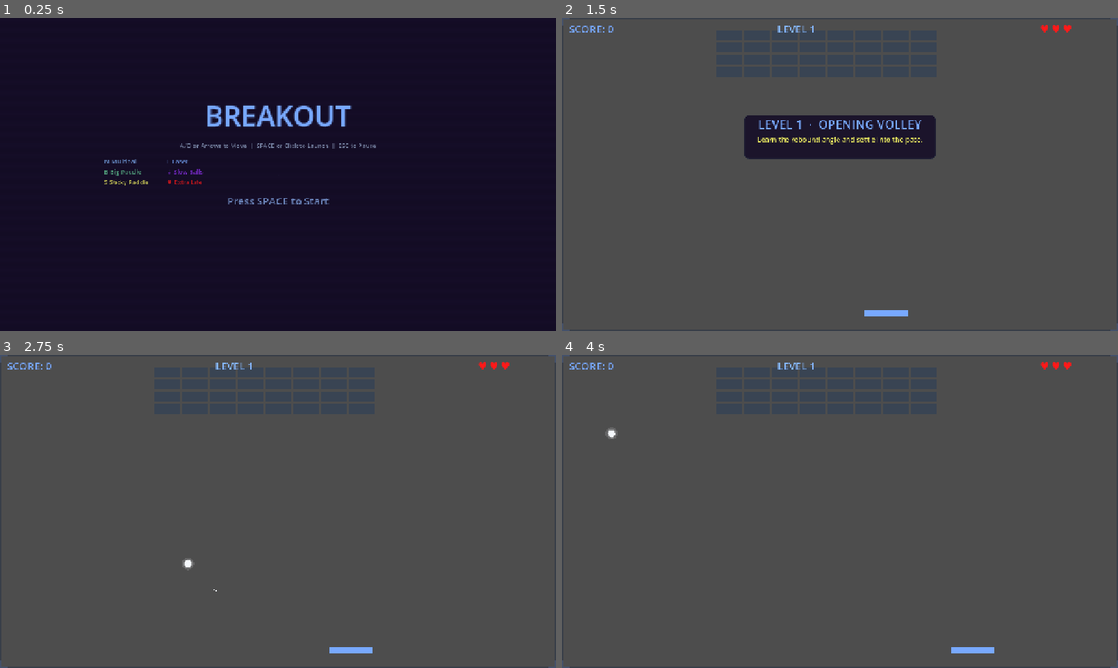
Above: before the commit, frames 1-4 (two rows, left to right).
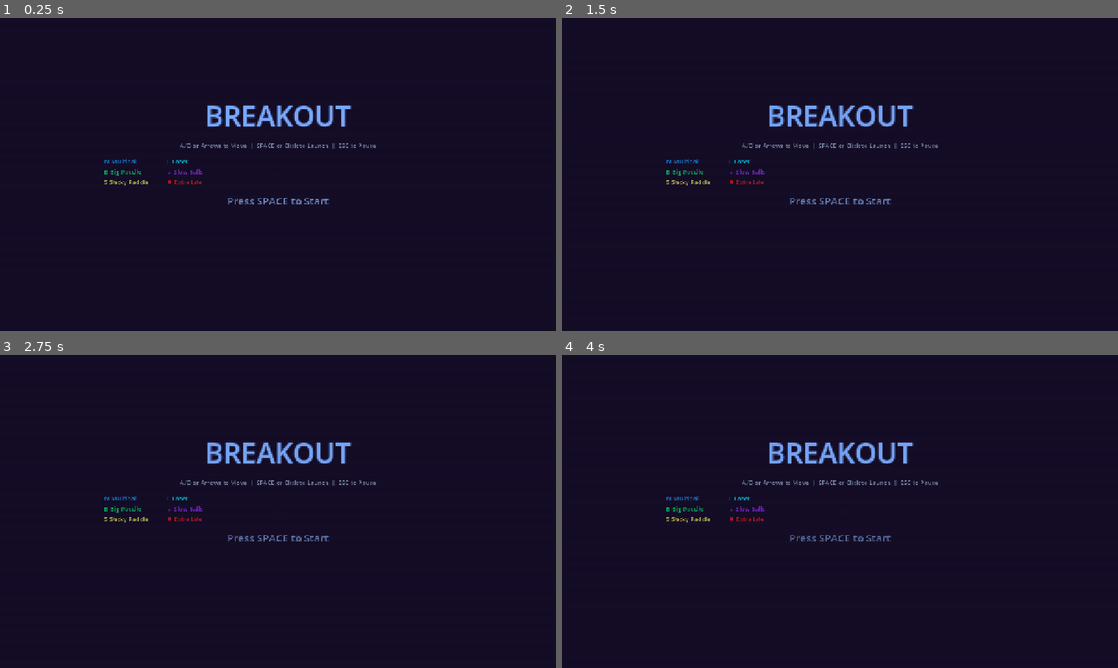
Above: after the commit, the same moments.

Repository: andwich/Breakout
Game: Godot game, scene res://ui/title_screen.tscn
Same seed, same stepped clock (60 frames per second), same inputs: the game is played once before the commit and once after it.
Inputs (mouse positions are in pixels of both pictures, inside the frame that each line leads up to):
- Up to frame 1 (0.25 s): no input
- Up to frame 2 (1.5 s): tap Enter (ui_accept) at 0.5, 0.77, 1.25 s; move the mouse to (962, 158) at 0.52 s; press the mouse at (962, 158) at 0.53 s; hold D (move_right) 0.53-1.28 s; move the mouse to (728, 190) at 1.27 s; release the mouse at (728, 190) at 1.28 s; hold A (move_left) from 1.28 s (still down); tap M at 1.35 s
- Up to frame 3 (2.75 s): tap Enter (ui_accept) at 1.52 s; tap Space at 2 s; move the mouse to (333, 442) at 2.02 s; release A (move_left) at 2.03 s; press the mouse at (333, 442) at 2.03 s; hold D (move_right) from 2.03 s (still down)
- Up to frame 4 (4 s): tap Enter (ui_accept) at 2.75, 3.02, 3.5, 3.77 s; move the mouse to (812, 574) at 2.77 s; release the mouse at (812, 574) at 2.78 s; tap M at 2.85 s; move the mouse to (1006, 558) at 3.52 s; release D (move_right) at 3.53 s; press the mouse at (1006, 558) at 3.53 s; hold A (move_left) from 3.53 s (still down)

The runs differ from the first frame. In frame 1, 0.1% of the frame differs, in the area x 18-34%, y 45-51%; in frame 2, 96%; in frame 3, 100%; in frame 4, 100%, in the area x 0-100%, y 0-100%.

Commit message:
Session 29: retheme calm dashboard -> neon arcade
- game_theme.gd: neon palette (near-black bg, cyan/green/yellow/magenta), HUD/callout font sizes
- level_defs.gd + level_builder.gd: authored layout masks for levels 1-2, 8-color ROW_COLORS bands
- hud.tscn/gd: neon role colors, large callout fonts
- paddle/ball halos, main.tscn background overlay, combo label color
- project.godot: Mono-Bold default font entry (wiring broken, fixed in follow-up)
- docs: changelog/history/retro_0815, archive older feedback docs

Diff:
--- a/autoload/game_theme.gd
+++ b/autoload/game_theme.gd
@@ -1,34 +1,36 @@
 extends Node
 
 
-# Workspace surfaces
-const BACKGROUND := Color("#0B0D12")
-const SURFACE := Color("#121722")
-const SURFACE_ELEVATED := Color("#1A2130")
-const BORDER_SUBTLE := Color("#2B3445")
-const BORDER_STRONG := Color("#44516A")
+# Playfield and chrome
+const BACKGROUND := Color("#03050B")
+const SURFACE := Color("#070B14")
+const SURFACE_ELEVATED := Color("#0A1020")
+const BORDER_SUBTLE := Color("#00C9E8", 0.38)
+const BORDER_STRONG := Color("#00E5FF", 0.85)
 
-# Typography and semantic state
-const TEXT_PRIMARY := Color("#E7EDF7")
-const TEXT_MUTED := Color("#93A1B5")
-const ACCENT := Color("#78A9FF")
-const SUCCESS := Color("#67D49B")
-const WARNING := Color("#F2C66D")
-const DANGER := Color("#F17B7B")
-const INFO := Color("#85B8FF")
+# HUD and state roles
+const TEXT_PRIMARY := Color("#F7FBFF")
+const TEXT_MUTED := Color("#7F91AD")
+const ACCENT := Color("#00E5FF")      # Score / normal paddle / cyan bricks
+const SUCCESS := Color("#00F07A")     # GO / wide paddle / green bricks
+const WARNING := Color("#FFD400")     # Level / transitions / yellow bricks
+const DANGER := Color("#FF167F")      # Lives / hazards / pink bricks
+const INFO := Color("#189CFF")        # Blue bricks and utility indicators
 
 # Gameplay material roles
-const BRICK_STANDARD := Color("#334155")
-const BRICK_DURABLE := Color("#52627A")
-const BRICK_BOSS := Color("#865E9C")
-const BALL := Color("#F4F7FB")
+const BRICK_STANDARD := ACCENT
+const BRICK_DURABLE := Color("#FF7A00")
+const BRICK_BOSS := Color("#FF167F")
+const BALL := Color("#FFFFFF")
 const PADDLE := ACCENT
 const PADDLE_STICKY := WARNING
 const PADDLE_WIDE := SUCCESS
 
-# Spacing and panel layout
-const PANEL_RADIUS := 8
-const PANEL_MARGIN := Vector2i(12, 8)
+# Typography and layout
+const HUD_FONT_SIZE := 22
+const CALLOUT_FONT_SIZE := 76
+const PANEL_RADIUS := 0
+const PANEL_MARGIN := Vector2i(18, 12)
 
 # Temporary compatibility aliases: remove only after all consumers migrate.
 const NEON_BG := BACKGROUND
--- a/entities/ball.tscn
+++ b/entities/ball.tscn
@@ -19,6 +19,15 @@
 collision_layer = 2
 collision_mask = 37
 
+[node name="Glow" type="ColorRect" parent="."]
+mouse_filter = 2
+show_behind_parent = true
+offset_left = -11.0
+offset_top = -11.0
+offset_right = 11.0
+offset_bottom = 11.0
+color = Color(1.0, 1.0, 1.0, 0.22)
+
 [node name="CollisionShape2D" type="CollisionShape2D" parent="."]
 shape = SubResource("CircleShape2D_l8q2b")
 
--- a/entities/paddle.tscn
+++ b/entities/paddle.tscn
@@ -10,6 +10,15 @@
 collision_layer = 1
 collision_mask = 0
 
+[node name="Glow" type="ColorRect" parent="."]
+mouse_filter = 2
+show_behind_parent = true
+offset_left = -58.0
+offset_top = -13.0
+offset_right = 58.0
+offset_bottom = 13.0
+color = Color(0.0, 0.9, 1.0, 0.18)
+
 [node name="CollisionShape2D" type="CollisionShape2D" parent="."]
 shape = SubResource("RectangleShape2D_6ai3q")
 
--- a/game/level_builder.gd
+++ b/game/level_builder.gd
@@ -9,12 +9,15 @@
 func build_level(container: Node, brick_scene: PackedScene, viewport_size: Vector2, config: Dictionary, on_destroyed: Callable) -> int:
 	var cols: int = config["cols"]
 	var rows: int = config["rows"]
-	var total_w := float(cols * (BRICK_W + BRICK_PAD) - BRICK_PAD)
-	var start_x := (viewport_size.x - total_w) / 2.0
+	var layout: Array = config.get("layout", [])
+	var total_width := float(cols * (BRICK_W + BRICK_PAD) - BRICK_PAD)
+	var start_x := (viewport_size.x - total_width) * 0.5
 	var count := 0
 
 	for row in range(rows):
 		for col in range(cols):
+			if not _cell_is_filled(layout, row, col):
+				continue
 			var brick := brick_scene.instantiate() as Brick
 			brick.position = Vector2(start_x + col * (BRICK_W + BRICK_PAD), START_Y + row * (BRICK_H + BRICK_PAD))
 			_configure_brick(brick, row, col, rows, config)
@@ -24,17 +27,15 @@
 
 	return count
 
-const ROW_COLORS := [
-	Color(1.0, 0.1, 0.1),   # row 0 — red
-	Color(1.0, 0.5, 0.1),   # row 1 — orange
-	Color(1.0, 1.0, 0.2),   # row 2 — yellow
-	Color(GameTheme.SUCCESS),   # row 3 — lime
-	Color(GameTheme.ACCENT),    # row 4 — cyan
-	Color(0.3, 0.5, 1.0),       # row 5 — blue
-	Color(GameTheme.BRICK_BOSS),# row 6 — purple
-	Color(GameTheme.INFO),      # row 7 — magenta
-	Color(0.9, 0.9, 0.9),   # row 8 — white
-	Color(0.6, 1.0, 0.8),   # row 9 — mint
+const ROW_COLORS: Array[Color] = [
+	Color("#12E8FF"), # Cyan
+	Color("#11B7FF"), # Blue
+	Color("#00F07A"), # Green
+	Color("#39FF63"), # Bright green
+	Color("#FF7A00"), # Orange
+	Color("#FF2D1A"), # Red-orange
+	Color("#FF167F"), # Pink
+	Color("#B529FF"), # Purple
 ]
 
 func _configure_brick(brick: Brick, row: int, col: int, total_rows: int, config: Dictionary) -> void:
@@ -61,3 +62,11 @@
 	brick.drop_chance = drop
 
 	brick.row_color = ROW_COLORS[row % ROW_COLORS.size()]
+
+func _cell_is_filled(layout: Array, row: int, col: int) -> bool:
+	if layout.is_empty():
+		return true
+	if row >= layout.size():
+		return false
+	var mask := String(layout[row])
+	return col < mask.length() and mask[col] == "#"
--- a/game/level_defs.gd
+++ b/game/level_defs.gd
@@ -5,8 +5,15 @@
 	return [
 		{
 			"name": "Opening Volley",
-			"intro_text": "Learn the rebound angle and settle into the pace.",
-			"cols": 8, "rows": 4,
+			"intro_text": "",
+			"cols": 10,
+			"rows": 4,
+			"layout": [
+				"##########",
+				"##########",
+				"##########",
+				"##########",
+			],
 			"speed_mult": 1.0,
 			"boss_hp": 0,
 			"metal_hp": 0,
@@ -18,12 +25,20 @@
 				PowerUp.Type.MULTIBALL: 1,
 				PowerUp.Type.LASER: 1,
 				PowerUp.Type.EXTRA_LIFE: 1,
-			}
+			},
 		},
 		{
 			"name": "Controlled Angles",
-			"intro_text": "Sticky catches matter more than raw speed here.",
-			"cols": 10, "rows": 5,
+			"intro_text": "",
+			"cols": 10,
+			"rows": 5,
+			"layout": [
+				"#######.##",
+				"#####.....",
+				"###.......",
+				"###.......",
+				"###.......",
+			],
 			"speed_mult": 1.1,
 			"boss_hp": 0,
 			"metal_hp": 0,
@@ -35,7 +50,7 @@
 				PowerUp.Type.MULTIBALL: 2,
 				PowerUp.Type.LASER: 1,
 				PowerUp.Type.EXTRA_LIFE: 1,
-			}
+			},
 		},
 		{
 			"name": "Metal Core",
@@ -52,7 +67,7 @@
 				PowerUp.Type.MULTIBALL: 2,
 				PowerUp.Type.STICKY: 2,
 				PowerUp.Type.EXTRA_LIFE: 1,
-			}
+			},
 		},
 		{
 			"name": "Boss Gate",
@@ -69,7 +84,7 @@
 				PowerUp.Type.STICKY: 2,
 				PowerUp.Type.SLOW_BALLS: 2,
 				PowerUp.Type.EXTRA_LIFE: 1,
-			}
+			},
 		},
 		{
 			"name": "Breach Point",
@@ -86,7 +101,7 @@
 				PowerUp.Type.STICKY: 2,
 				PowerUp.Type.SLOW_BALLS: 2,
 				PowerUp.Type.EXTRA_LIFE: 2,
-			}
+			},
 		},
 	]
 
--- a/main.gd
+++ b/main.gd
@@ -86,7 +86,7 @@
 	_combo_label.visible = false
 	_combo_label.horizontal_alignment = HORIZONTAL_ALIGNMENT_CENTER
 	_combo_label.vertical_alignment = VERTICAL_ALIGNMENT_CENTER
-	_combo_label.add_theme_color_override("font_color", Color(1.0, 1.0, 0.4, 1.0))
+	_combo_label.add_theme_color_override("font_color", GameTheme.WARNING)
 	_combo_label.add_theme_font_size_override("font_size", 28)
 	_combo_label.anchor_left = 0.5
 	_combo_label.anchor_right = 0.5
--- a/main.tscn
+++ b/main.tscn
@@ -27,7 +27,7 @@
 anchor_bottom = 1.0
 offset_left = 0.0
 offset_top = 0.0
-color = Color(0.08, 0.05, 0.15, 1.0)
+color = Color(GameTheme.BACKGROUND)
 mouse_filter = 2
 material = SubResource("ShaderMaterial_scanbg")
 
--- a/project.godot
+++ b/project.godot
@@ -70,3 +70,8 @@
 
 textures/canvas_textures/default_texture_filter=0
 2d/sdf/oversizing=1.0
+
+[font]
+
+default_font="res://assets/fonts/Mono-Bold.tres"
+default_font_size=22
--- a/ui/hud.gd
+++ b/ui/hud.gd
@@ -35,18 +35,7 @@
 	level_intro_panel.visible = false
 	_clear_effect_rows()
 
-	var style := StyleBoxFlat.new()
-	style.bg_color = Color(0.08, 0.05, 0.15, 0.88)
-	style.border_width_left = 1
-	style.border_width_right = 1
-	style.border_width_top = 1
-	style.border_width_bottom = 1
-	style.border_color = Color(GameTheme.BORDER_SUBTLE, 0.6)
-	style.corner_radius_top_left = 8
-	style.corner_radius_top_right = 8
-	style.corner_radius_bottom_left = 8
-	style.corner_radius_bottom_right = 8
-	level_intro_panel.add_theme_stylebox_override("panel", style)
+	level_intro_panel.add_theme_stylebox_override("panel", StyleBoxEmpty.new())
 
 func sync(score_value: int, lives_value: int, level_value: int, high_score_value: int) -> void:
 	update_score(score_value)
@@ -129,7 +118,8 @@
 func show_level_complete(show: bool, level: int = 0) -> void:
 	level_complete_label.visible = show
 	if show:
-		level_complete_label.text = "LEVEL %d CLEAR" % level
+		level_complete_label.text = "LEVEL COMPLETED!"
+		level_complete_label.add_theme_color_override("font_color", GameTheme.WARNING)
 		level_complete_label.scale = Vector2(0.5, 0.5)
 		level_complete_label.modulate.a = 0.0
 		var tw := create_tween()
@@ -137,13 +127,17 @@
 		tw.parallel().tween_property(level_complete_label, "modulate:a", 1.0, 0.2)
 
 func show_level_intro(title: String, subtitle: String = "") -> void:
-	level_intro_title.text = title
-	level_intro_subtitle.text = subtitle
-	level_intro_subtitle.visible = not subtitle.is_empty()
+	level_intro_title.text = "GO!"
+	level_intro_title.add_theme_color_override("font_color", GameTheme.SUCCESS)
+	level_intro_subtitle.text = ""
+	level_intro_subtitle.visible = false
 	level_intro_panel.modulate.a = 0.0
 	level_intro_panel.visible = true
+	level_intro_title.scale = Vector2(0.78, 0.78)
+	level_intro_title.pivot_offset = level_intro_title.size * 0.5
 	var tw := create_tween()
-	tw.tween_property(level_intro_panel, "modulate:a", 1.0, 0.2)
+	tw.tween_property(level_intro_panel, "modulate:a", 1.0, 0.08)
+	tw.parallel().tween_property(level_intro_title, "scale", Vector2.ONE, 0.18).set_trans(Tween.TRANS_BACK).set_ease(Tween.EASE_OUT)
 
 func hide_level_intro() -> void:
 	var tw := create_tween()
--- a/ui/hud.tscn
+++ b/ui/hud.tscn
@@ -7,60 +7,64 @@
 layer = 1
 
 [node name="ScoreLabel" type="Label" parent="."]
-offset_left = 16.0
-offset_top = 8.0
-offset_right = 200.0
-offset_bottom = 40.0
-theme_override_colors/font_color = Color(0.4706, 0.6627, 1.0, 1.0)
-theme_override_font_sizes/font_size = 24
+offset_left = 72.0
+offset_top = 10.0
+offset_right = 200.0
+offset_bottom = 40.0
+theme_override_colors/font_color = Color("#00E5FF")
+theme_override_font_sizes/font_size = 22
 text = "SCORE: 0"
 
 [node name="LevelLabel" type="Label" parent="."]
-offset_left = 440.0
-offset_top = 8.0
-offset_right = 640.0
-offset_bottom = 40.0
-theme_override_colors/font_color = Color(0.5255, 0.7216, 1.0, 1.0)
-theme_override_font_sizes/font_size = 24
-horizontal_alignment = 1
+anchors_preset = 10
+anchor_left = 0.5
+anchor_right = 0.5
+offset_left = -100.0
+offset_top = 10.0
+offset_right = 100.0
+offset_bottom = 40.0
+horizontal_alignment = 1
+theme_override_colors/font_color = Color("#FFD400")
+theme_override_font_sizes/font_size = 22
 text = "LEVEL 1"
 
 [node name="LivesContainer" type="HBoxContainer" parent="."]
 anchor_left = 1.0
 anchor_right = 1.0
 offset_left = -180.0
-offset_top = 8.0
-offset_right = 0.0
-offset_bottom = 40.0
+offset_top = 10.0
+offset_right = -72.0
+offset_bottom = 40.0
+alignment = 2
 
 [node name="Heart1" type="Label" parent="LivesContainer"]
-theme_override_colors/font_color = Color(1.0, 0.1, 0.1, 1.0)
-theme_override_font_sizes/font_size = 24
+theme_override_colors/font_color = Color("#FF167F")
+theme_override_font_sizes/font_size = 22
 text = "♥"
 
 [node name="Heart2" type="Label" parent="LivesContainer"]
-theme_override_colors/font_color = Color(1.0, 0.1, 0.1, 1.0)
-theme_override_font_sizes/font_size = 24
+theme_override_colors/font_color = Color("#FF167F")
+theme_override_font_sizes/font_size = 22
 text = "♥"
 
 [node name="Heart3" type="Label" parent="LivesContainer"]
-theme_override_colors/font_color = Color(1.0, 0.1, 0.1, 1.0)
-theme_override_font_sizes/font_size = 24
+theme_override_colors/font_color = Color("#FF167F")
+theme_override_font_sizes/font_size = 22
 text = "♥"
 
 [node name="Heart4" type="Label" parent="LivesContainer"]
-theme_override_colors/font_color = Color(1.0, 0.1, 0.1, 1.0)
-theme_override_font_sizes/font_size = 24
+theme_override_colors/font_color = Color("#FF167F")
+theme_override_font_sizes/font_size = 22
 text = "♥"
 
 [node name="Heart5" type="Label" parent="LivesContainer"]
-theme_override_colors/font_color = Color(1.0, 0.1, 0.1, 1.0)
-theme_override_font_sizes/font_size = 24
+theme_override_colors/font_color = Color("#FF167F")
+theme_override_font_sizes/font_size = 22
 text = "♥"
 
 [node name="LivesOverflow" type="Label" parent="LivesContainer"]
-theme_override_colors/font_color = Color(1.0, 0.1, 0.1, 1.0)
-theme_override_font_sizes/font_size = 24
+theme_override_colors/font_color = Color("#FF167F")
+theme_override_font_sizes/font_size = 22
 text = ""
 visible = false
 
@@ -71,10 +75,17 @@
 offset_top = 8.0
 offset_right = -20.0
 offset_bottom = 40.0
-theme_override_colors/font_color = Color(0.5255, 0.7216, 1.0, 1.0)
+theme_override_colors/font_color = Color("#7F91AD")
 theme_override_font_sizes/font_size = 16
 horizontal_alignment = 2
 text = ""
+
+[node name="TopDivider" type="ColorRect" parent="."]
+offset_left = 0.0
+offset_top = 51.0
+offset_right = 1280.0
+offset_bottom = 53.0
+color = Color(0.0, 0.9, 1.0, 0.55)
 
 [node name="LaunchPrompt" type="Label" parent="."]
 anchors_preset = 8
@@ -105,7 +116,7 @@
 offset_bottom = 60.0
 grow_horizontal = 2
 grow_vertical = 2
-theme_override_colors/font_color = Color(0.4078, 0.8314, 0.6078, 0.8)
+theme_override_colors/font_color = Color("#00F07A")
 theme_override_font_sizes/font_size = 32
 horizontal_alignment = 1
 vertical_alignment = 1
@@ -123,8 +134,8 @@
 offset_bottom = 40.0
 grow_horizontal = 2
 grow_vertical = 2
-theme_override_colors/font_color = Color(0.4706, 0.6627, 1.0, 1.0)
-theme_override_font_sizes/font_size = 32
+theme_override_colors/font_color = Color("#FFD400")
+theme_override_font_sizes/font_size = 76
 horizontal_alignment = 1
 vertical_alignment = 1
 text = ""
@@ -142,7 +153,7 @@
 offset_bottom = 60.0
 grow_horizontal = 2
 grow_vertical = 2
-theme_override_colors/font_color = Color(1.0, 0.1, 0.1, 1.0)
+theme_override_colors/font_color = Color("#FF167F")
 theme_override_font_sizes/font_size = 32
 horizontal_alignment = 1
 vertical_alignment = 1
@@ -162,6 +173,7 @@
 grow_vertical = 2
 custom_minimum_size = Vector2(440, 100)
 visible = false
+modulate = Color(1, 1, 1, 0)
 
 [node name="VBoxContainer" type="VBoxContainer" parent="LevelIntroPanel"]
 anchors_preset = 15
@@ -173,15 +185,15 @@
 offset_bottom = -12.0
 
 [node name="LevelIntroTitle" type="Label" parent="LevelIntroPanel/VBoxContainer"]
-theme_override_colors/font_color = Color(0.4706, 0.6627, 1.0, 1.0)
-theme_override_font_sizes/font_size = 28
+theme_override_colors/font_color = Color("#00F07A")
+theme_override_font_sizes/font_size = 52
 horizontal_alignment = 1
 autowrap_mode = 2
-text = "LEVEL 1"
+text = "GO!"
 
 [node name="LevelIntroSubtitle" type="Label" parent="LevelIntroPanel/VBoxContainer"]
 theme_override_colors/font_color = Color(1.0, 1.0, 0.4, 0.9)
-theme_override_font_sizes/font_size = 16
+theme_override_font_sizes/font_size = 18
 horizontal_alignment = 1
 autowrap_mode = 2
 text = ""
Not shown, changed: .DS_Store
Not shown, added: AGENTS.md
Not shown, changed: docs/.DS_Store
Not shown, added: docs/Feedback 0815 2340.md
Not shown, added: docs/_Archive/Feedback 0814 2320.md
Not shown, added: docs/_Archive/Feedback 0815 1700.md
Not shown, added: docs/_Archive/retro_0810.md
Not shown, added: docs/_Archive/retro_0814.md
Not shown, changed: docs/architecture.md
Not shown, changed: docs/changelog.md
Not shown, changed: docs/history.md
Not shown, changed: docs/readme.md
(and 1 more such lines)
